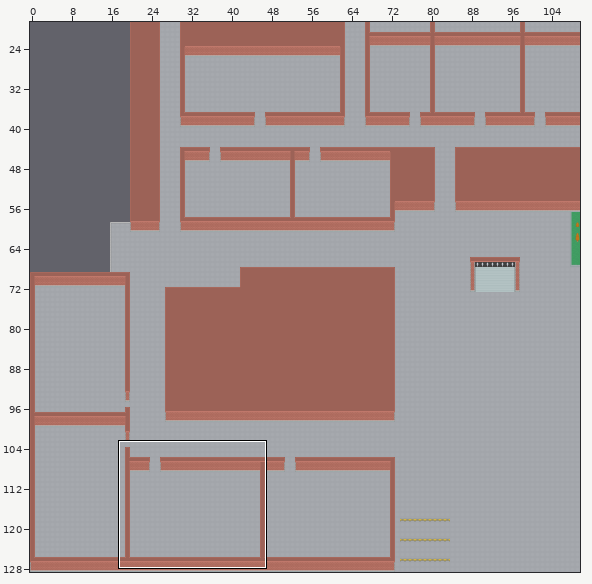
Two states of a Tiled map, core/assets/visuals/maps/Turlington_Dungeon.tmx. Above: a wide view before the commit, with the close-up outlined.
Close-up. The starting point:
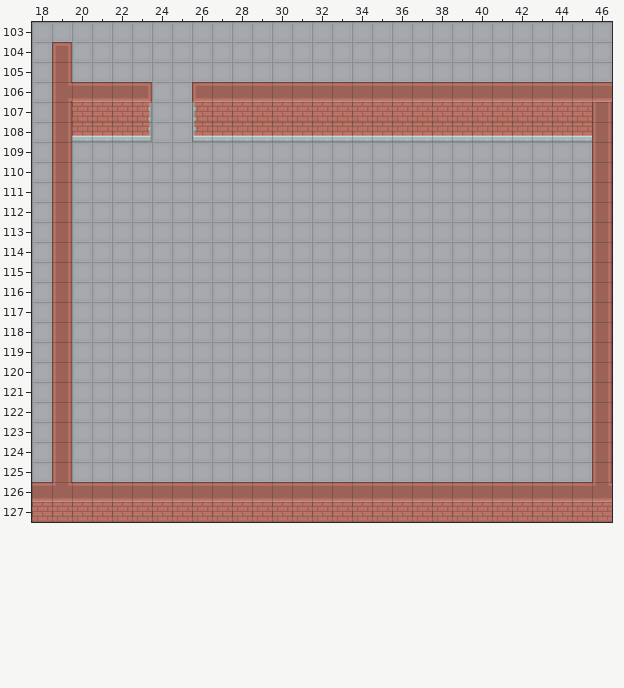
Cells are 64x64 px. Shown: x 18..46, y 103..127. The commit also changed other parts of the map, which this record leaves out.
New version:
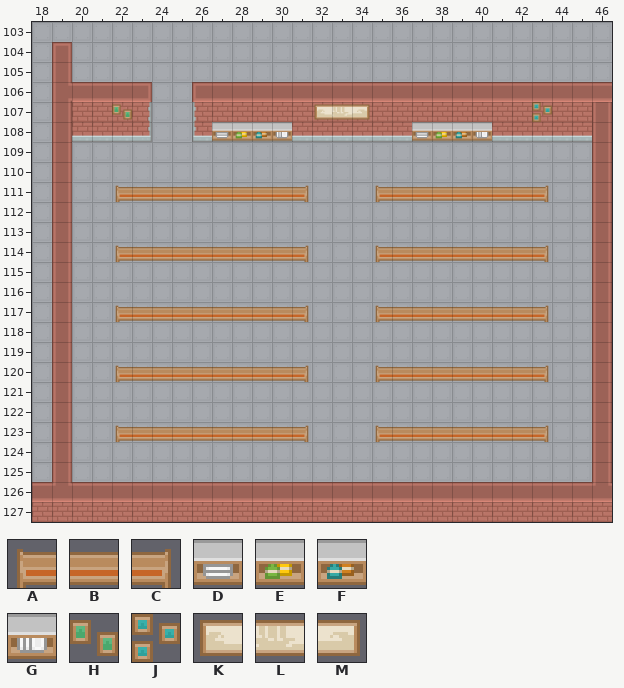
Key: from "roguelikeIndoor_transparent64": A 200, B 201, C 203, D 340, E 341, F 342, G 343, H 352, J 382, K 492, L 493, M 494.
_ is an empty cell.
What changed:
Layer "Collision":
y 111: x 22..31 __________ -> ABBBBBBBBC; x 35..43 _________ -> ABBBBBBBC
y 114: x 22..31 __________ -> ABBBBBBBBC; x 35..43 _________ -> ABBBBBBBC
y 117: x 22..31 __________ -> ABBBBBBBBC; x 35..43 _________ -> ABBBBBBBC
y 120: x 22..31 __________ -> ABBBBBBBBC; x 35..43 _________ -> ABBBBBBBC
y 123: x 22..31 __________ -> ABBBBBBBBC; x 35..43 _________ -> ABBBBBBBC
Layer "Mid":
y 107: x 22 _ -> H; x 32..34 ___ -> KLM; x 43 _ -> J
y 108: x 27..30 ____ -> DEFG; x 37..40 ____ -> DEFG
